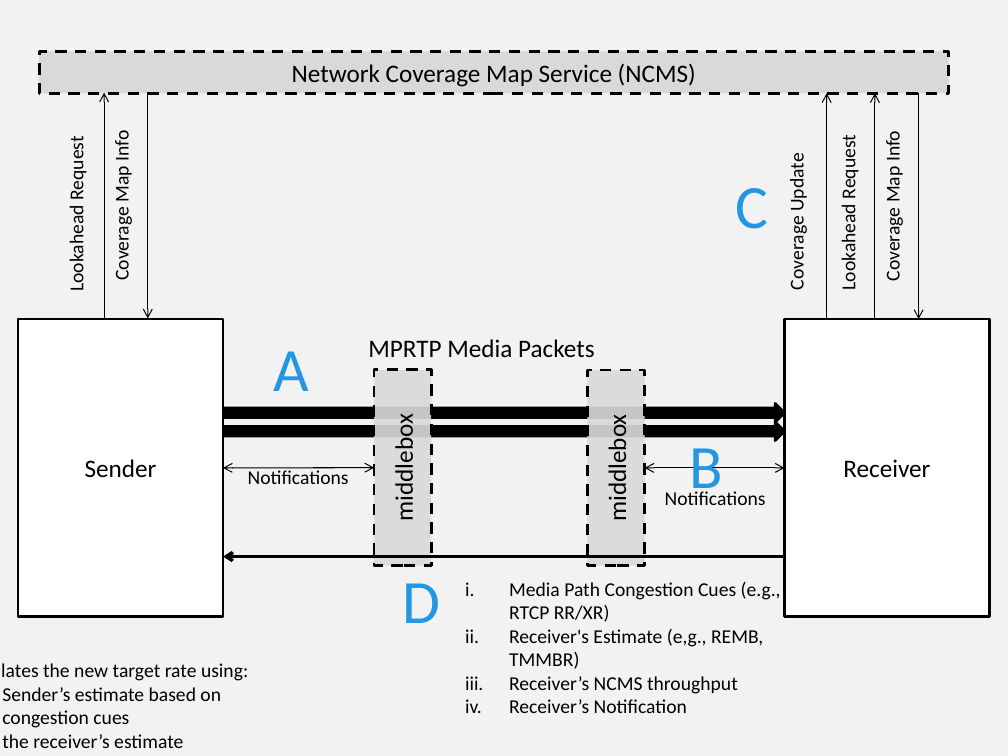
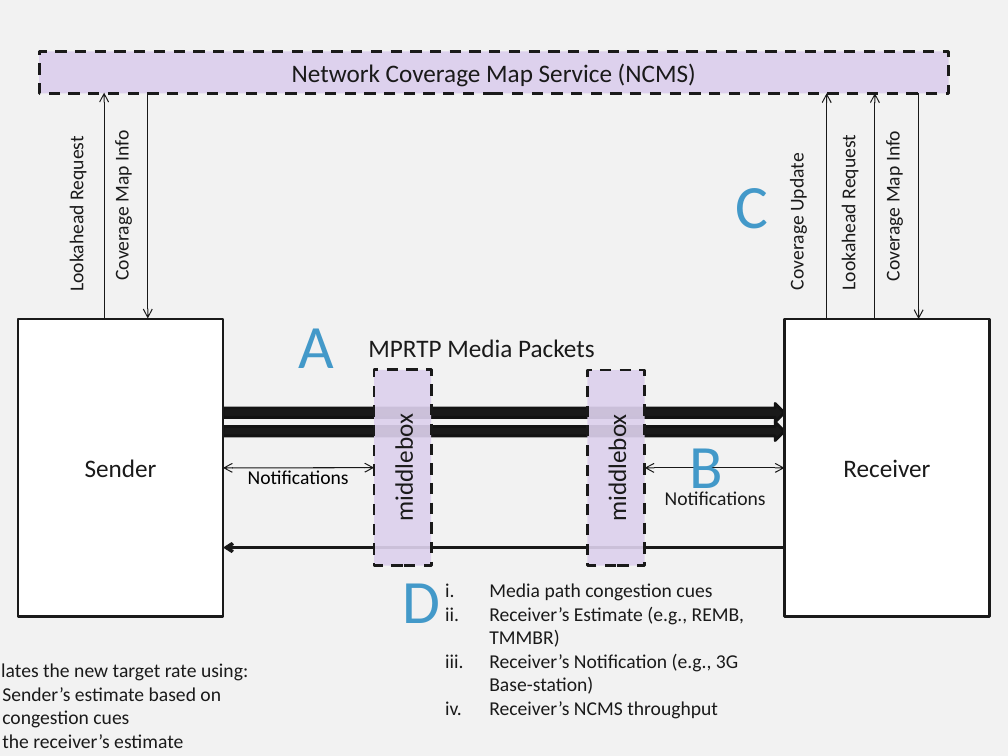
Before and after one commit to vr000m/PhD-thesis, a slide deck: slide 9 of graphs/source/chap5-src.pptx. Drawn at 1008x756 pixels with LibreOffice and Linux fonts; fonts in the diff are those of the drawing. Boxes give left, top, right and bottom in pixels: in the first picture for what was removed or moved away, otherwise in the second. Text is boxed around its words. In the diff, an @@ line names an element or a change of style, - is before the commit and + after.

```diff
--- a/graphs/source/chap5-src.pptx
+++ b/graphs/source/chap5-src.pptx
@@ rectangle "Network Coverage Map Service (NCMS)" at [39,51,949,94]: text colour #000000 to #1A1A1A; fill #D9D9D9 to #DDD1ED; outline #000000 2 pt dashed to #1A1A1A 2 pt dashed @@
@@ arrow (104, 319) - (104, 93): stroke #000000 0.75 pt to #191919 0.75 pt @@
@@ arrow (148, 93) - (148, 319): stroke #000000 0.75 pt to #191919 0.75 pt @@
@@ arrow (827, 320) - (827, 94): stroke #000000 0.75 pt to #191919 0.75 pt @@
@@ arrow (875, 320) - (875, 94): stroke #000000 0.75 pt to #191919 0.75 pt @@
@@ arrow (918, 94) - (918, 320): stroke #000000 0.75 pt to #191919 0.75 pt @@
@@ rectangle "Sender" at [18,319,223,616]: text colour #000000 to #1A1A1A; outline #000000 2 pt to #1A1A1A 2 pt @@
@@ text colour #2397E2 to #4399C9 in 5 elements at [403,583,441,623], [735,188,768,229], [689,437,722,503], [0,582,8,666], [299,328,335,368] @@
@@ text "A": place and size @@
-text "A" at [273,351,309,391]
+text "A" at [299,328,335,368]
@@ rectangle "Receiver" at [784,319,989,616]: text colour #000000 to #1A1A1A; outline #000000 2 pt to #1A1A1A 2 pt @@
@@ rectangle "middlebox" at [374,370,431,565]: text colour #000000 to #1A1A1A; fill #D9D9D9 at 91% opacity to #DDD1ED at 91% opacity; outline #000000 2 pt dashed to #1A1A1A 2 pt dashed @@
@@ rectangle "middlebox" at [588,370,645,565]: text colour #000000 to #1A1A1A; fill #D9D9D9 at 91% opacity to #DDD1ED at 91% opacity; outline #000000 2 pt dashed to #1A1A1A 2 pt dashed @@
@@ right arrow at [223,403,784,421]: fill #000000 to #1A1A1A; outline #000000 2 pt to #131313 2 pt @@
@@ right arrow at [223,422,784,440]: fill #000000 to #1A1A1A; outline #000000 2 pt to #131313 2 pt @@
@@ double arrow (374, 468) - (223, 468): stroke #000000 0.75 pt to #191919 0.75 pt @@
@@ double arrow (645, 468) - (784, 468): stroke #000000 0.75 pt to #191919 0.75 pt @@
@@ arrow moved from (784, 556) - (223, 556) to (784, 547) - (223, 547) @@
@@ arrow (784, 547) - (223, 547): stroke #000000 2.25 pt to #191919 2.25 pt @@
@@ text "Media path congestion cues": place and size @@
-text "Media path congestion cues" at [509,582,781,713]
+text "Media path congestion cues" at [489,583,744,719]
@@ text at [489,583,744,694]: text changed; text colour #000000 to #1A1A1A @@
-i. Media Path Congestion Cues (e.g., RTCP RR/XR)
-ii. Receiver's Estimate (e,g., REMB, TMMBR)
+i. Media path congestion cues
+ii. Receiver’s Estimate (e.g., REMB, TMMBR)
+iii. Receiver’s Notification (e.g., 3G Base-station)
@@ text colour #000000 to #1A1A1A in 8 elements at [368,339,594,357], [665,491,766,505], [785,158,809,288], [65,143,89,290], [837,141,861,289], [881,134,905,279], [110,133,134,279], [2,663,248,748] @@
@@ text at [489,701,718,719]: text colour #000000 to #1A1A1A in "Receiver’s NCMS throughput" @@
@@ text at [509,699,687,713]: paragraph removed @@
-iv. Receiver’s Notification
```
Also in this commit, not shown: 14 other slides changed, 1 other file.
